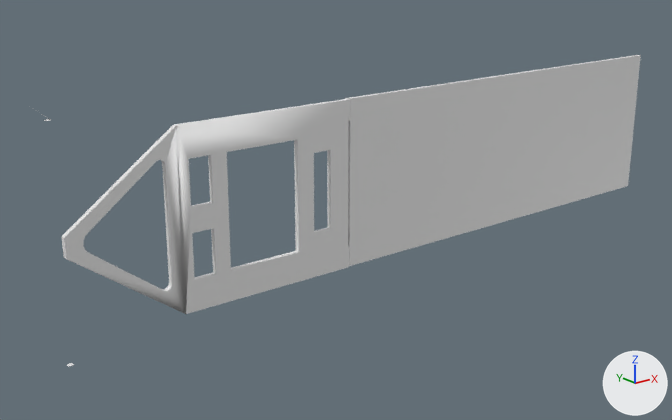
A saved change to the OBJ model Practica5/Models/Satelite_Panel_Derecho.obj.
Rendered twice from a camera (50 mm lens) standing at (-3.87, -15.16, 5.87) and looking at (9.51, 1.57, -0.83). The axes (+X, +Y, +Z) are drawn at lower right. The lights are the same throughout. The older version comes first. Where no turn or scale is listed for an object, it has been applied to the vertices. Vertices at exactly the same position are counted once.

Script lines for the objects in view, before the commit:
```python
me_satelite_panel_derecho = bpy.data.meshes.new('Satelite_Panel_Derecho')
me_satelite_panel_derecho.from_pydata(...)  # 680 vertices, 1162 faces; spans x 1.8..20.4, y 0.5..1.0, z -2.4..2.8
ob_satelite_panel_derecho = bpy.data.objects.new('Satelite_Panel_Derecho', me_satelite_panel_derecho)
ob_satelite_panel_derecho.location = (0.0, 0.0, 0.0)
```
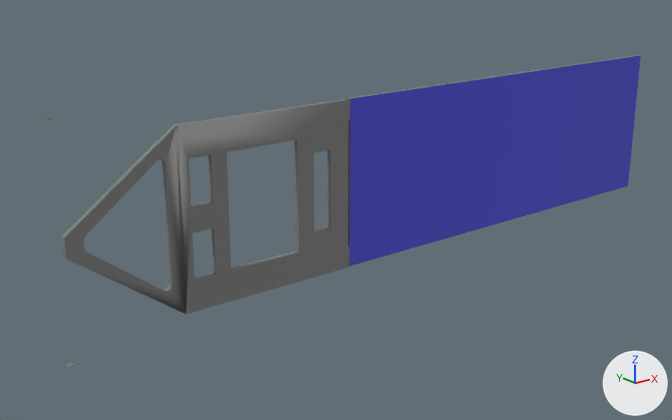
What differs and where, as boxes [x1, y1, x2, y2] in the pictures (672 x 420 px):
part 1 of me_satelite_panel_derecho, recoloured
    both: [44, 55, 640, 366]
part 2 of me_satelite_panel_derecho, recoloured (white to blue)
    both: [349, 55, 641, 266]

The change in detail:
Material 'default_#2.002' (mat_default__2_002) is new.
Its base color is (0.208, 0.208, 0.208) (grey #7e7e7e).
Its roughness is 0.728.
Material 'solar' (mat_solar) is new.
Its base color is (0.0706, 0.0706, 0.663) (blue #4b4bd5).
Its roughness is 0.77.
me_satelite_panel_derecho has 680 vertices, 1162 faces and spans x 1.8..20.4, y 0.5..1.0, z -2.4..2.8.
me_satelite_panel_derecho is used by ob_satelite_panel_derecho; location (0.0, 0.0, 0.0).
me_satelite_panel_derecho part 1: 1158 of the faces centred in x 2.2..20.4, y 0.7..1.0, z -2.4..2.6 switch from no material to mat_default__2_002 (grey #7e7e7e).
me_satelite_panel_derecho part 2: all 4 faces centred in x 13.0..16.7, y 0.8..0.9, z -0.6..0.7 switch from no material to mat_solar (blue #4b4bd5).
